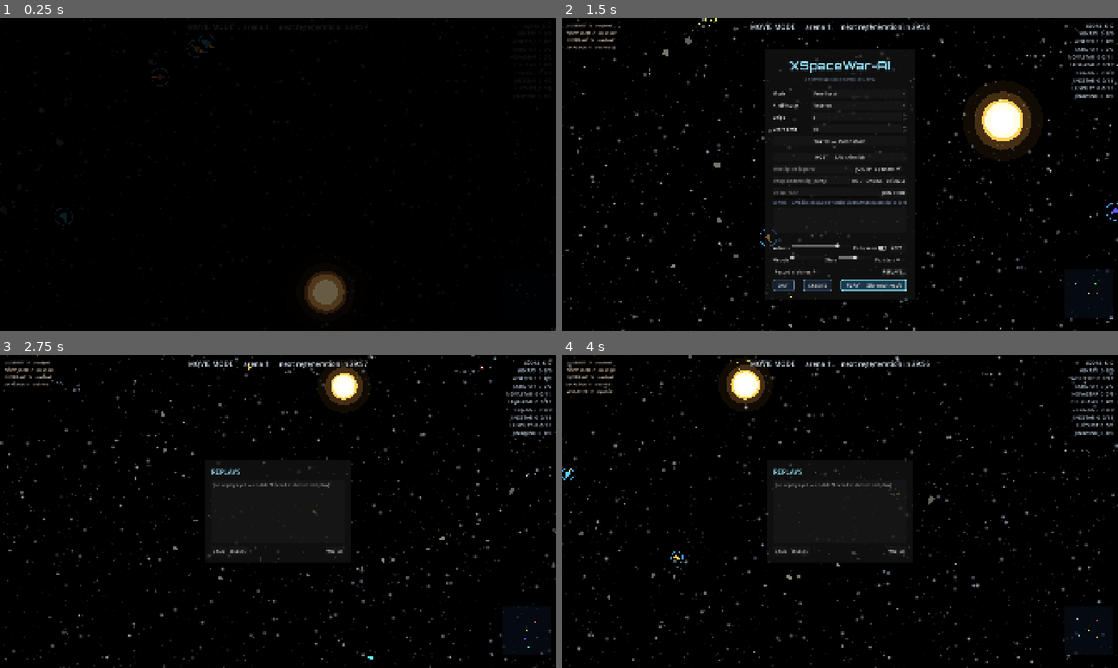
Above: before the commit, frames 1-4 (two rows, left to right).
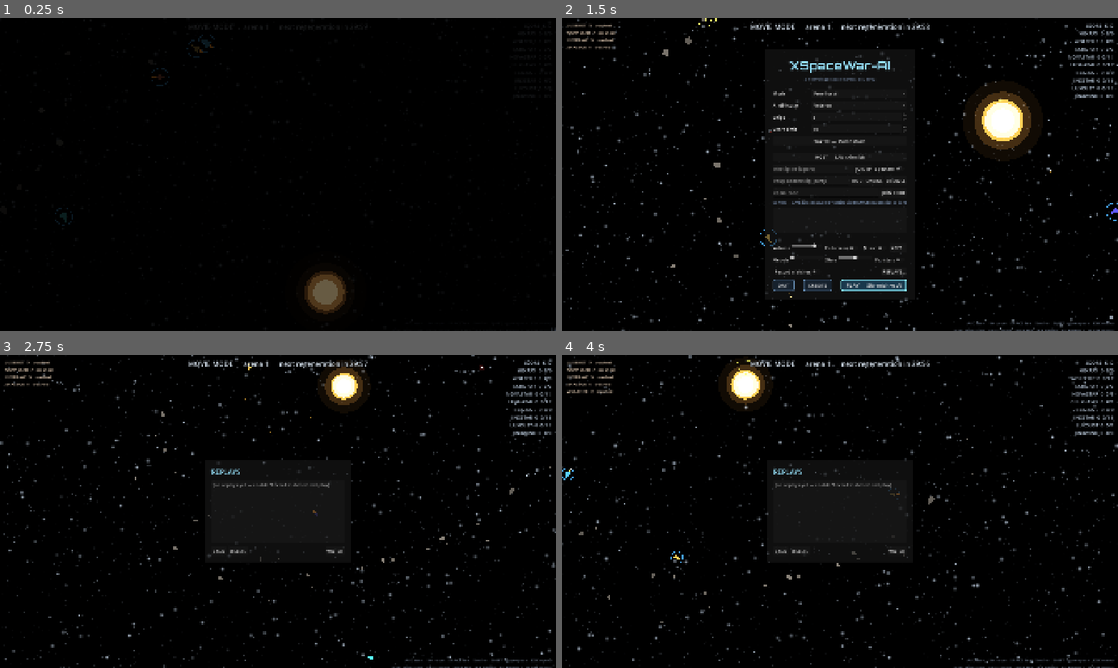
Above: after the commit, the same moments.

Repository: CryptoJones/XSpaceWar-AI
Game: Godot game, scene res://src/ui/main.tscn
The game is run twice, just before and just after one commit, with the same random seed, the same clock (stepped at 60 frames per second) and the same inputs.
Inputs (mouse positions are in pixels of both pictures, inside the frame that each line leads up to):
- Up to frame 1 (0.25 s): no input
- Up to frame 2 (1.5 s): tap Enter at 0.5 s; move the mouse to (962, 158) at 0.52 s; hold D 0.53-1.25 s; tap F at 0.6 s; click (962, 158) at 0.67 s; tap Space at 0.77 s; click (873, 246) at 1.25 s, where only the run after the commit has a clickable "Music"
- Up to frame 3 (2.75 s): click "REPLAYS…" at 2 s
- Up to frame 4 (4 s): move the mouse to (728, 527) at 2.77 s; hold S 2.78-3.53 s; tap Shift at 2.85 s; tap Space at 3.02 s; tap F at 3.05, 3.8 s; move the mouse to (895, 442) at 3.52 s; hold D from 3.53 s (still down); hold Enter from 3.53 s (still down)

The runs differ from the first frame. In frame 1, less than 0.1% of the frame differs, in the area x 91-95%, y 85-92%; in frame 2, 0.3%, in the area x 44-100%, y 71-100%; in frame 3, 0.2%; in frame 4, 0.2%.
Error after the commit: Cannot call method 'queue_redraw' on a null value. (res://src/ui/hud.gd:128)

Commit message:
Procedural ambient music + F3 debug overlay
- sound_forge.gd: 16s seam-crossfaded ambient drone (beating detuned
  lows, drifting fifth, filtered-noise swell) — still zero audio
  assets; plays quietly under everything, Music toggle in settings
  (persisted)
- F3 toggles a diagnostics overlay: fps, tick/generation, alive/torps/
  mines, ship pos+speed, camera pos/zoom/shake, session role (solo /
  host+room / client / replay) and pause state — bug reports can now
  come with coordinates

Co-Authored-By: Claude Fable 5 <noreply@anthropic.com>

Diff:
--- a/src/render/audio_director.gd
+++ b/src/render/audio_director.gd
@@ -14,6 +14,7 @@
 var _thrust_s: AudioStreamWAV
 var _fanfare_s: AudioStreamWAV
 var _ui_player: AudioStreamPlayer    ## non-positional (fanfare, future UI)
+var _music_player: AudioStreamPlayer ## looping ambient drone
 
 var _pool: Array[AudioStreamPlayer2D] = []
 var _pool_next := 0
@@ -28,6 +29,11 @@
 	_fanfare_s = SoundForge.fanfare()
 	_ui_player = AudioStreamPlayer.new()
 	add_child(_ui_player)
+	_music_player = AudioStreamPlayer.new()
+	_music_player.stream = SoundForge.ambient_loop()
+	_music_player.volume_db = -16.0
+	add_child(_music_player)
+	_music_player.play()
 	_rng.randomize()
 	for _i in range(POOL_SIZE):
 		var p := AudioStreamPlayer2D.new()
@@ -67,6 +73,12 @@
 			var s := world.ship_by_id(int(sid))
 			if s != null:
 				p.position = s.pos + s.render_pos_offset
+
+func set_music_enabled(on: bool) -> void:
+	if on and not _music_player.playing:
+		_music_player.play()
+	elif not on and _music_player.playing:
+		_music_player.stop()
 
 ## Match-won jingle (non-positional).
 func play_fanfare() -> void:
--- a/src/render/sound_forge.gd
+++ b/src/render/sound_forge.gd
@@ -86,6 +86,37 @@
 		s[i] = s[i] / peak * 0.7
 	return _to_wav(s, true)
 
+## Ambient space drone: detuned low sines beating slowly against each other,
+## a drifting fifth, and a filtered-noise air swell — 16 seconds, seam-
+## crossfaded to loop forever. Played quietly under everything.
+static func ambient_loop() -> AudioStreamWAV:
+	var n := int(16.0 * RATE)
+	var s := PackedFloat32Array()
+	s.resize(n)
+	var rng := RandomNumberGenerator.new()
+	rng.seed = 909
+	var lp := 0.0
+	var a_noise := 1.0 - exp(-TAU * 240.0 / RATE)
+	for i in range(n):
+		var t := float(i) / RATE
+		var v := 0.30 * sin(TAU * 55.0 * t)
+		v += 0.22 * sin(TAU * 55.17 * t)                       # beats vs the root
+		v += 0.16 * sin(TAU * 82.41 * t + 0.4 * sin(TAU * 0.07 * t))
+		v += 0.12 * sin(TAU * 110.0 * t) * (0.6 + 0.4 * sin(TAU * 0.05 * t))
+		lp += ((rng.randf() * 2.0 - 1.0) - lp) * a_noise
+		v += lp * 0.10 * (0.5 + 0.5 * sin(TAU * 0.09 * t + 2.0))
+		s[i] = v * 0.6
+	var fade := int(1.0 * RATE)
+	for j in range(fade):
+		var w := float(j) / float(fade)
+		s[n - fade + j] = s[n - fade + j] * (1.0 - w) + s[j] * w
+	var peak := 0.0001
+	for i in range(n):
+		peak = maxf(peak, absf(s[i]))
+	for i in range(n):
+		s[i] = s[i] / peak * 0.55
+	return _to_wav(s, true)
+
 ## Match-won fanfare: a quick rising four-note arpeggio with a soft tail.
 static func fanfare() -> AudioStreamWAV:
 	var notes := [392.0, 523.25, 659.25, 783.99]  # G4 C5 E5 G5
--- a/src/render/world_view.gd
+++ b/src/render/world_view.gd
@@ -158,6 +158,15 @@
 	var h2 := wrapf(h1 + 0.35, 0.0, 1.0)
 	_bg_mat.set_shader_parameter("tint_a", Color.from_hsv(h1, 0.65, 0.35))
 	_bg_mat.set_shader_parameter("tint_b", Color.from_hsv(h2, 0.55, 0.30))
+
+func set_music_enabled(on: bool) -> void:
+	if _audio != null:
+		_audio.set_music_enabled(on)
+
+## One-line diagnostic snapshot for the F3 overlay.
+func debug_summary() -> String:
+	return "cam (%.0f, %.0f)  zoom %.2f  shake %.1f  vis x%.1f" \
+		% [_camera.position.x, _camera.position.y, _cam_zoom, _shake, _ship_vis_scale]
 
 ## Player display preferences (Settings menu): nebula 0..1, stars 0..1.5,
 ## far star layer on/off. Defaults match the shader's (black + near stars).
--- a/src/ui/hud.gd
+++ b/src/ui/hud.gd
@@ -15,6 +15,7 @@
 var _arrows: Control
 var _respawn_label: Label
 var _final_board: Label
+var _debug_label: Label
 var _feed: Array[Dictionary] = []   ## {"t": text, "ttl": seconds}
 var _seen_tick := -1
 var _seen_gen := -1
@@ -61,6 +62,17 @@
 	_feed_label.set_anchors_preset(Control.PRESET_TOP_LEFT)
 	_feed_label.position = Vector2(16, 14)
 	add_child(_feed_label)
+
+	_debug_label = _make_label(14, Color(0.5, 1.0, 0.6, 0.9))
+	_debug_label.set_anchors_preset(Control.PRESET_BOTTOM_LEFT)
+	_debug_label.grow_vertical = Control.GROW_DIRECTION_BEGIN
+	_debug_label.position = Vector2(16, -150)
+	_debug_label.visible = false
+	add_child(_debug_label)
+
+func set_debug(text: String) -> void:
+	_debug_label.visible = text != ""
+	_debug_label.text = text
 
 	_arrows = Control.new()
 	_arrows.set_anchors_preset(Control.PRESET_FULL_RECT)
--- a/src/ui/main.gd
+++ b/src/ui/main.gd
@@ -43,6 +43,8 @@
 var _replays_panel: CanvasLayer
 var _replays_list: ItemList
 var _spec_check: CheckButton
+var _music_check: CheckButton
+var _debug_overlay := false
 var _keys_panel: CanvasLayer
 var _keybind_value_labels := {}    ## action -> Label showing the bound key
 var _keys_status: Label
@@ -194,6 +196,8 @@
 			_server_repr = "force"  # rebuild the merged list
 	if _menu.visible:
 		_refresh_server_list(dt)
+	if _debug_overlay:
+		hud.set_debug(_debug_text())
 
 # --------------------------------------------------------------------------
 # Menu
@@ -352,6 +356,11 @@
 	_fullscreen_check.text = "Fullscreen"
 	_fullscreen_check.toggled.connect(_on_fullscreen_toggled)
 	settings_row.add_child(_fullscreen_check)
+	_music_check = CheckButton.new()
+	_music_check.text = "Music"
+	_music_check.set_pressed_no_signal(true)
+	_music_check.toggled.connect(func(on: bool): view.set_music_enabled(on); _save_settings())
+	settings_row.add_child(_music_check)
 	var keys_btn := Button.new()
 	keys_btn.text = "KEYS…"
 	keys_btn.pressed.connect(_on_keys_pressed)
@@ -688,7 +697,11 @@
 			_replays_panel.visible = false
 			set_menu_visible(true)
 		return
-	if key_pressed and event.physical_keycode == KEY_ESCAPE:
+	if key_pressed and event.physical_keycode == KEY_F3:
+		_debug_overlay = not _debug_overlay
+		if not _debug_overlay:
+			hud.set_debug("")
+	elif key_pressed and event.physical_keycode == KEY_ESCAPE:
 		set_menu_visible(not _menu.visible)
 	elif pad_pressed and event.button_index == JOY_BUTTON_START:
 		set_menu_visible(not _menu.visible)
@@ -904,6 +917,7 @@
 		_stars_slider.set_value_no_signal(float(cfg.get_value("display", "stars", 50.0)))
 		_far_check.set_pressed_no_signal(bool(cfg.get_value("display", "far_stars", false)))
 		_record_check.set_pressed_no_signal(bool(cfg.get_value("replay", "record", false)))
+		_music_check.set_pressed_no_signal(bool(cfg.get_value("audio", "music", true)))
 		var binds_changed := false
 		for pair in BINDABLE:
 			var action := String(pair[0])
@@ -919,6 +933,7 @@
 	if _fullscreen_check.button_pressed and DisplayServer.get_name() != "headless":
 		DisplayServer.window_set_mode(DisplayServer.WINDOW_MODE_FULLSCREEN)
 	_apply_sky()
+	view.set_music_enabled(_music_check.button_pressed)
 
 func _save_settings() -> void:
 	var cfg := ConfigFile.new()
@@ -929,9 +944,40 @@
 	cfg.set_value("display", "stars", _stars_slider.value)
 	cfg.set_value("display", "far_stars", _far_check.button_pressed)
 	cfg.set_value("replay", "record", _record_check.button_pressed)
+	cfg.set_value("audio", "music", _music_check.button_pressed)
 	for pair in BINDABLE:
 		cfg.set_value("keys", String(pair[0]), int(view.key_binds[String(pair[0])]))
 	cfg.save(SETTINGS_PATH)
+
+## F3 diagnostics: everything needed to pin down a bug report in one glance.
+func _debug_text() -> String:
+	var s := view.session
+	var lines: Array[String] = ["fps %d" % Engine.get_frames_per_second()]
+	if s.world != null:
+		var alive := 0
+		for sh in s.world.ships:
+			if sh.alive:
+				alive += 1
+		lines.append("tick %d  gen %d  alive %d/%d  torps %d  mines %d" % [s.world.tick,
+			s.generation, alive, s.world.ships.size(), s.world.torpedoes.size(),
+			s.world.mines.size()])
+		var human := s.human_ship()
+		if human != null:
+			lines.append("ship (%.0f, %.0f)  v %.0f u/s  alive=%s" % [human.pos.x,
+				human.pos.y, human.vel.length(), str(human.alive)])
+	lines.append(view.debug_summary())
+	var role := "solo"
+	if net_host != null:
+		role = "host: %d players%s" % [net_host.player_count(),
+			"" if net_host.room_code() == "" else "  room " + net_host.room_code()]
+	elif net_client != null:
+		role = "client: state %d%s" % [net_client.state,
+			"  (spectator)" if net_client.spectate else ""]
+	elif replay_player != null:
+		role = "replay: tick %d / %d  speed %.0fx" % [replay_player.session.world.tick,
+			replay_player.replay.final_tick, replay_player.speed]
+	lines.append(role + ("  paused" if view.sim_paused else ""))
+	return "\n".join(lines)
 
 func _teardown_net() -> void:
 	if net_host != null:
--- a/tests/audio_tests.gd
+++ b/tests/audio_tests.gd
@@ -26,6 +26,11 @@
 	_check("thrust loops cleanly", thrust.loop_mode == AudioStreamWAV.LOOP_FORWARD
 		and thrust.loop_end == thrust.data.size() / 2)
 
+	var ambient := SoundForge.ambient_loop()
+	_check("ambient: 16s looping drone synthesized",
+		ambient.data.size() == int(16.0 * SoundForge.RATE) * 2
+		and ambient.loop_mode == AudioStreamWAV.LOOP_FORWARD)
+
 	# Not silence and not clipping garbage: peak in a sane range.
 	var peak := 0
 	for i in range(0, boom.data.size(), 2):
